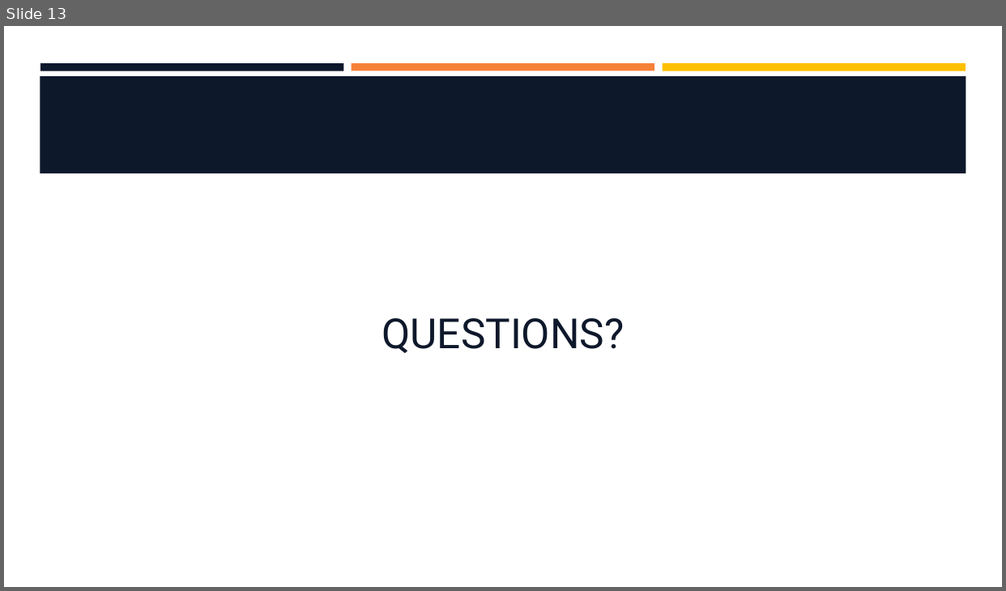
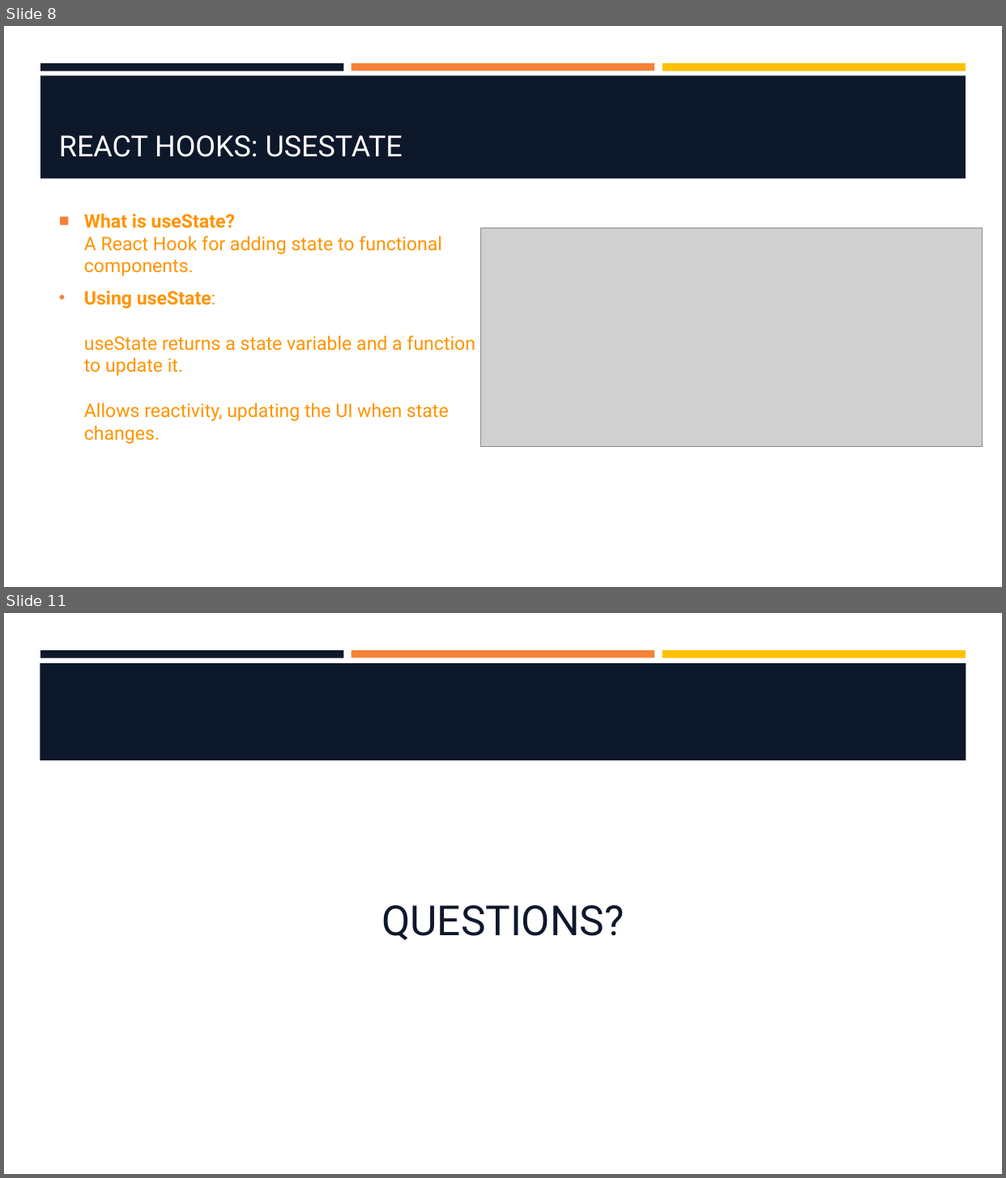
Before and after one commit to hawkeye1900/SBC-Sept24, a slide deck: week-9/W9-S2-Style-and-State/W9-S2-Style-and-State.pptx. Shown one above the other, each under a label of ours: slide 13 before the commit, slides 8 and 11 after it; the slides between them are not shown. The pictures are 1006x591 and 1006x1178 pixels, drawn with LibreOffice and Linux fonts; fonts in the diff are those of the drawing; grey boxes stand for pictures; background and template pictures are left out. Boxes give left, top, right and bottom in pixels: in the first picture for what was removed or moved away, otherwise in the second. Text is boxed around its words. In the diff, an @@ line names an element or a change of style, - is before the commit and + after.

```diff
--- a/week-9/W9-S2-Style-and-State/W9-S2-Style-and-State.pptx
+++ b/week-9/W9-S2-Style-and-State/W9-S2-Style-and-State.pptx
@@ slide 8 added at [4,26,1002,587], background #FFFFFF; not listed: 3 template elements that a slide beside it also shows @@
@@ rectangle added at [40,75,966,179], fill #0E182B @@
@@ title added at [59,135,403,157], 28 pt, text #FFFFFF @@
+REACT HOOKS: USESTATE
@@ text added at [84,213,475,444], 18 pt, text #FF9300 @@
+■ What is useState?
+  A React Hook for adding state to functional components.
+• Using useState:
+  useState returns a state variable and a function
+  to update it.
+  Allows reactivity, updating the UI when state changes.
@@ picture added at [481,228,982,446] @@
@@ what was slide 13 is now slide 11 @@
```
Also in this commit, not shown: 3 slides changed, 6 other slides added, 9 slides removed.
